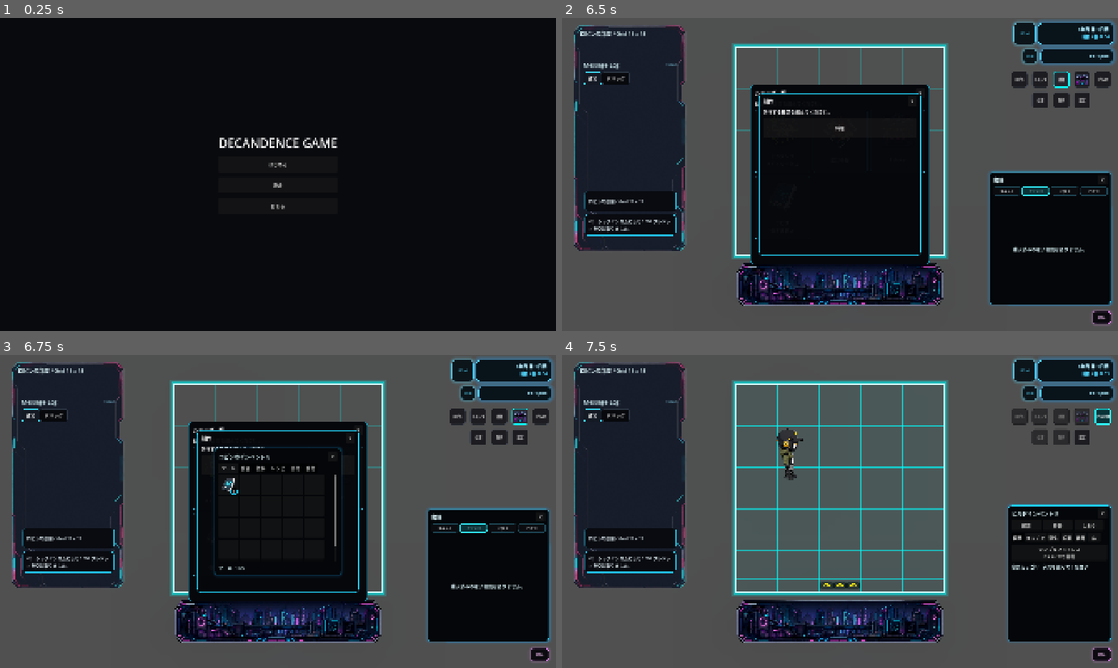
Above: before the commit, frames 1-4 (two rows, left to right).
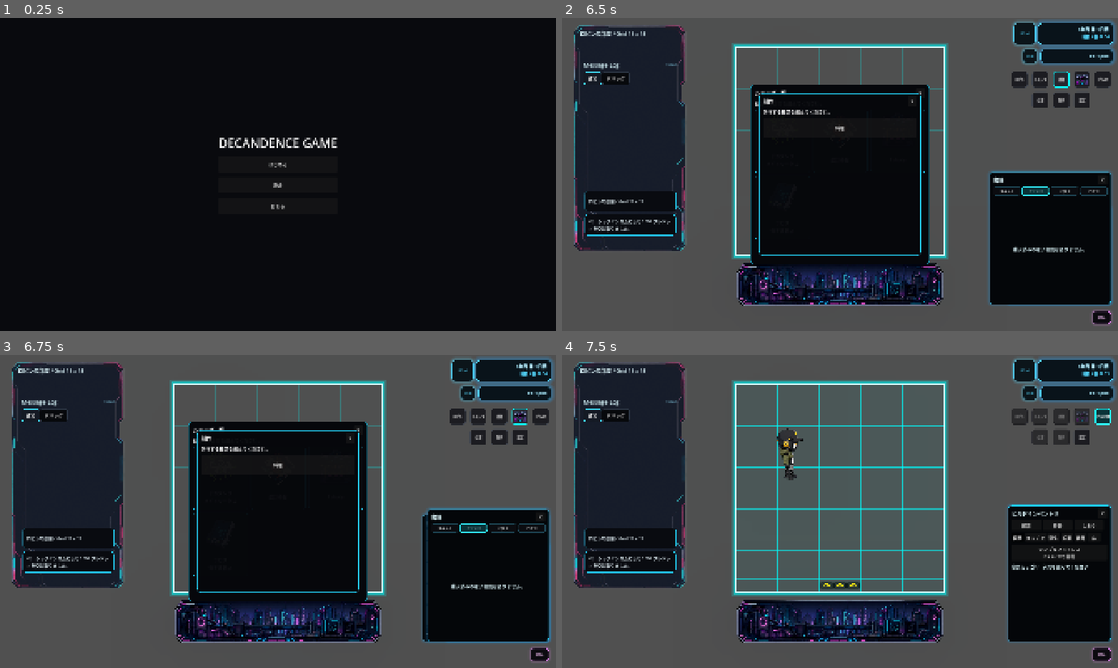
Above: after the commit, the same moments.

Repository: grimoire1089-coder/optimistic
Game: Godot game, scene res://Scenes/Boot/TitleScene.tscn
Same seed, same stepped clock (60 frames per second), same inputs: the game is played once before the commit and once after it. Sound files missing from this copy of the repository are replaced by a short silence.
Inputs (mouse positions are in pixels of both pictures, inside the frame that each line leads up to):
- Up to frame 1 (0.25 s): no input
- Up to frame 2 (6.5 s): click "はじめる" at 0.5 s; click "ロビン" at 1.25 s; click "制作" at 2 s; click "設定" at 2.75 s; click "フルスクリーン" at 3.5 s; click "閉じる" at 4.25 s; click "ショップ" at 5 s; click "書籍" at 5.75 s
- Up to frame 3 (6.75 s): click (522, 417) at 6.5 s
- Up to frame 4 (7.5 s): click "ビルド" at 7.25 s

Frames 1-2 are identical in both runs. In frame 3, 1.4% of the frame differs, in the area x 38-78%, y 29-92%; in frame 4, nothing differs.

Commit message:
Update project

Diff:
--- a/Scenes/UI/Inventory/RobinInventoryUI.tscn
+++ b/Scenes/UI/Inventory/RobinInventoryUI.tscn
@@ -19,16 +19,16 @@
 [node name="InventoryUI" type="PanelContainer"]
 custom_minimum_size = Vector2(436, 420)
 layout_mode = 3
-anchor_left = 0.5
-anchor_top = 0.5
-anchor_right = 0.5
-anchor_bottom = 0.5
-offset_left = -218.0
-offset_top = -210.0
-offset_right = 218.0
-offset_bottom = 210.0
-grow_horizontal = 2
-grow_vertical = 2
+anchor_left = 1.0
+anchor_top = 1.0
+anchor_right = 1.0
+anchor_bottom = 1.0
+offset_left = -460.0
+offset_top = -512.0
+offset_right = -24.0
+offset_bottom = -92.0
+grow_horizontal = 0
+grow_vertical = 0
 theme_override_styles/panel = SubResource("StyleBoxFlat_inventory_panel")
 script = ExtResource("1_inventory_ui")
 
--- a/Scripts/Scenes/Main/MainScene.gd
+++ b/Scripts/Scenes/Main/MainScene.gd
@@ -15,6 +15,7 @@
 const HUD_BUTTON_SIZE := Vector2(56.0, 56.0)
 const AI_CHARACTER_HUD_SIZE := Vector2(356.0, 336.0)
 const AI_CHARACTER_HUD_BOTTOM_RIGHT_MARGIN := Vector2(24.0, 92.0)
+const INVENTORY_UI_SIZE := Vector2(436.0, 420.0)
 const WORK_MENU_SIZE := Vector2(356.0, 196.0)
 const BOOK_LIBRARY_UI_SIZE := Vector2(420.0, 456.0)
 
@@ -285,6 +286,7 @@
 	_place_top_right_control(canvas_layer.get_node_or_null("CraftButton") as Control, Vector2(-224.0, 256.0), HUD_BUTTON_SIZE)
 	_place_top_right_control(canvas_layer.get_node_or_null("SettingsButton") as Control, Vector2(-152.0, 256.0), HUD_BUTTON_SIZE)
 	_place_bottom_right_control(canvas_layer.get_node_or_null("AICharacterHud") as Control, AI_CHARACTER_HUD_BOTTOM_RIGHT_MARGIN, AI_CHARACTER_HUD_SIZE)
+	_place_bottom_right_control(canvas_layer.get_node_or_null("InventoryUI") as Control, AI_CHARACTER_HUD_BOTTOM_RIGHT_MARGIN, INVENTORY_UI_SIZE)
 	_place_bottom_right_control(canvas_layer.get_node_or_null("WorkMenu") as Control, AI_CHARACTER_HUD_BOTTOM_RIGHT_MARGIN, WORK_MENU_SIZE)
 	_place_bottom_right_control(canvas_layer.get_node_or_null("BookLibraryUI") as Control, AI_CHARACTER_HUD_BOTTOM_RIGHT_MARGIN, BOOK_LIBRARY_UI_SIZE)
 	_place_top_right_control(canvas_layer.get_node_or_null("CraftMenu") as Control, Vector2(-328.0, 252.0), Vector2(304.0, 172.0))
--- a/Scripts/UI/Inventory/RobinInventoryUI.gd
+++ b/Scripts/UI/Inventory/RobinInventoryUI.gd
@@ -1,5 +1,8 @@
 extends PanelContainer
 class_name RobinInventoryUI
+
+const BOTTOM_RIGHT_MARGIN := Vector2(24.0, 92.0)
+const PANEL_SIZE := Vector2(436.0, 420.0)
 
 @export var actor_path: NodePath = NodePath("../../Robin")
 @export var inventory_module_child_name: StringName = &"RobinInventoryModule"
@@ -19,6 +22,9 @@
 
 func _ready() -> void:
 	visible = false
+	add_to_group(&"inventory_ui")
+	_apply_bottom_right_layout()
+	call_deferred("_apply_bottom_right_layout")
 	close_button.pressed.connect(close)
 	tab_bar.tab_changed.connect(_on_tab_changed)
 	_resolve_inventory_module()
@@ -27,6 +33,7 @@
 
 
 func open() -> void:
+	_apply_bottom_right_layout()
 	visible = true
 	_resolve_inventory_module()
 	_refresh()
@@ -39,6 +46,7 @@
 func toggle() -> void:
 	visible = not visible
 	if visible:
+		_apply_bottom_right_layout()
 		_resolve_inventory_module()
 		_refresh()
 
@@ -185,3 +193,17 @@
 func _on_tab_changed(tab_index: int) -> void:
 	_current_category_index = tab_index
 	_refresh()
+
+
+func _apply_bottom_right_layout() -> void:
+	custom_minimum_size = PANEL_SIZE
+	anchor_left = 1.0
+	anchor_top = 1.0
+	anchor_right = 1.0
+	anchor_bottom = 1.0
+	offset_left = -BOTTOM_RIGHT_MARGIN.x - PANEL_SIZE.x
+	offset_top = -BOTTOM_RIGHT_MARGIN.y - PANEL_SIZE.y
+	offset_right = -BOTTOM_RIGHT_MARGIN.x
+	offset_bottom = -BOTTOM_RIGHT_MARGIN.y
+	grow_horizontal = Control.GROW_DIRECTION_BEGIN
+	grow_vertical = Control.GROW_DIRECTION_BEGIN
